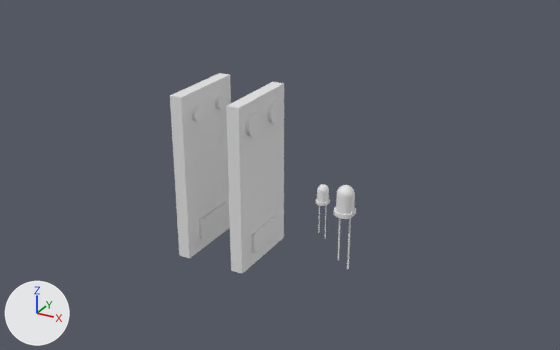
Renders of the Blender file blender/meshLib.blend from each side of a commit.
One viewpoint serves both versions: a camera (50 mm lens) standing at (0.835, -1.411, 0.724) and looking at (0.094, -0.064, 0.05). The axes (+X, +Y, +Z) are drawn at lower left. The lights are the same throughout.

In view in the first picture: 'Cylinder.015', 'Cylinder.016', 'LED', 'failSafeInterlockLEDBracket', 'failSafeInterlockPhotoTransistorBracket'.
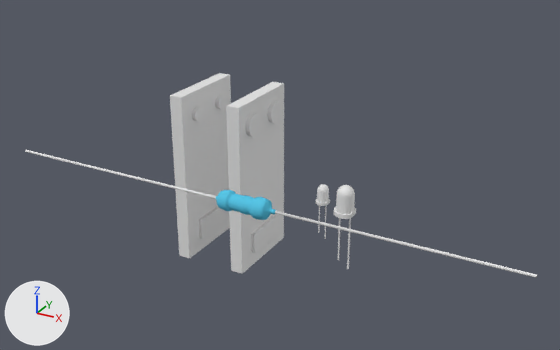
Commit message: modled a resistor

Location of each change, (x1, y1, x2, y2) in pixels of the pictures (560 x 350 px):
'Cylinder.017', added (cyan)
    after: (25, 150, 537, 278)
    faces in mat_material_003 (white #e7e7e7): (25, 150, 537, 278)
    faces in mat_material_002 (cyan #58c6e7): (216, 190, 276, 220)

The change, as a list of edits to the scene's bpy script:
```text
Add mat_material_002:
    mat_material_002 = diffuse_material('Material.002')
    mat_material_002.base_color = (0.0984, 0.567, 0.8)  # cyan #58c6e7
Add mat_material_003:
    mat_material_003 = diffuse_material('Material.003')
    mat_material_003.base_color = (0.8, 0.8, 0.8)  # white #e7e7e7
Add me_cylinder_008:
    me_cylinder_008.from_pydata(...)  # 912 vertices, 896 faces; spans x -3.26..4.31, y -0.15..0.15, z -0.15..0.15
    me_cylinder_008.polygons.foreach_set('use_smooth', [True] * 896)
    # faces by material slot: [864, 32]
    me_cylinder_008.materials.append(mat_material_002)  # cyan #58c6e7
    me_cylinder_008.materials.append(mat_material_003)  # white #e7e7e7
Add ob_cylinder_017:
    ob_cylinder_017 = bpy.data.objects.new('Cylinder.017', me_cylinder_008)
    ob_cylinder_017.location = (0.025, -0.246, 0.062)
    ob_cylinder_017.scale = (0.151, 0.151, 0.151)
```
